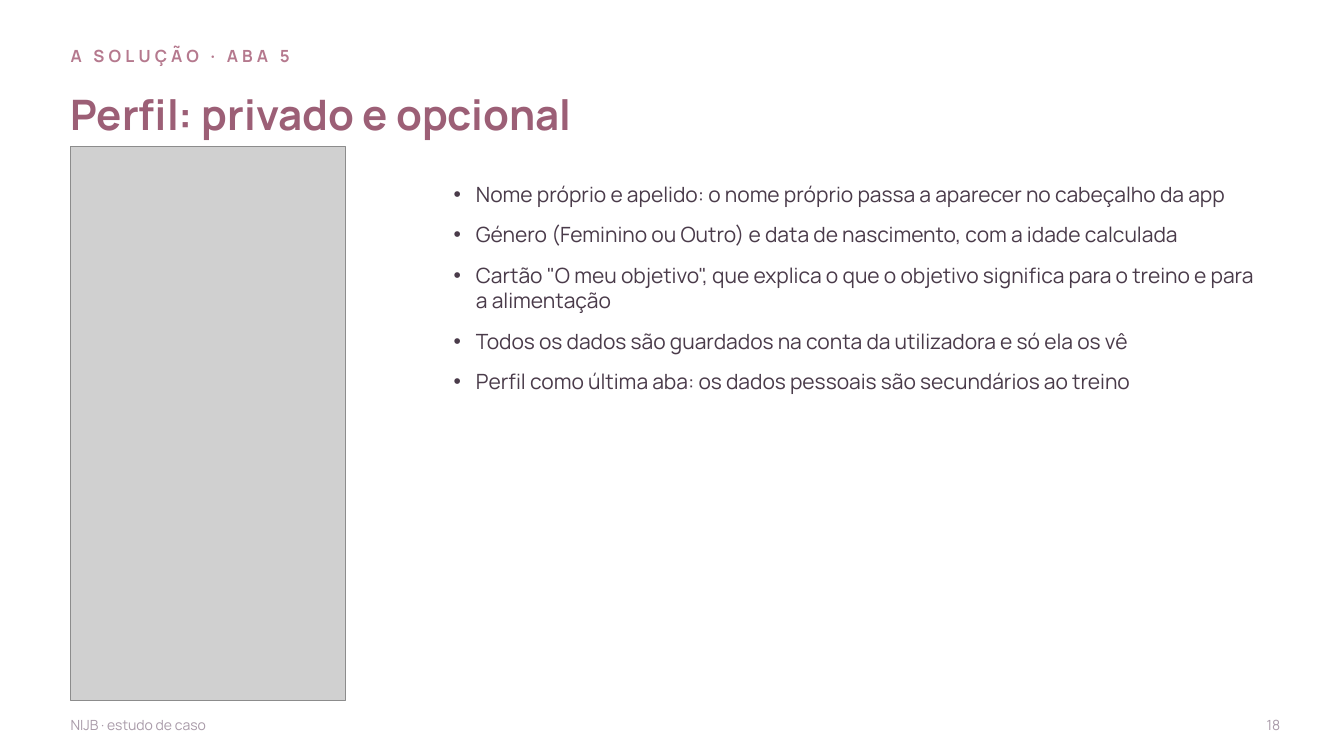
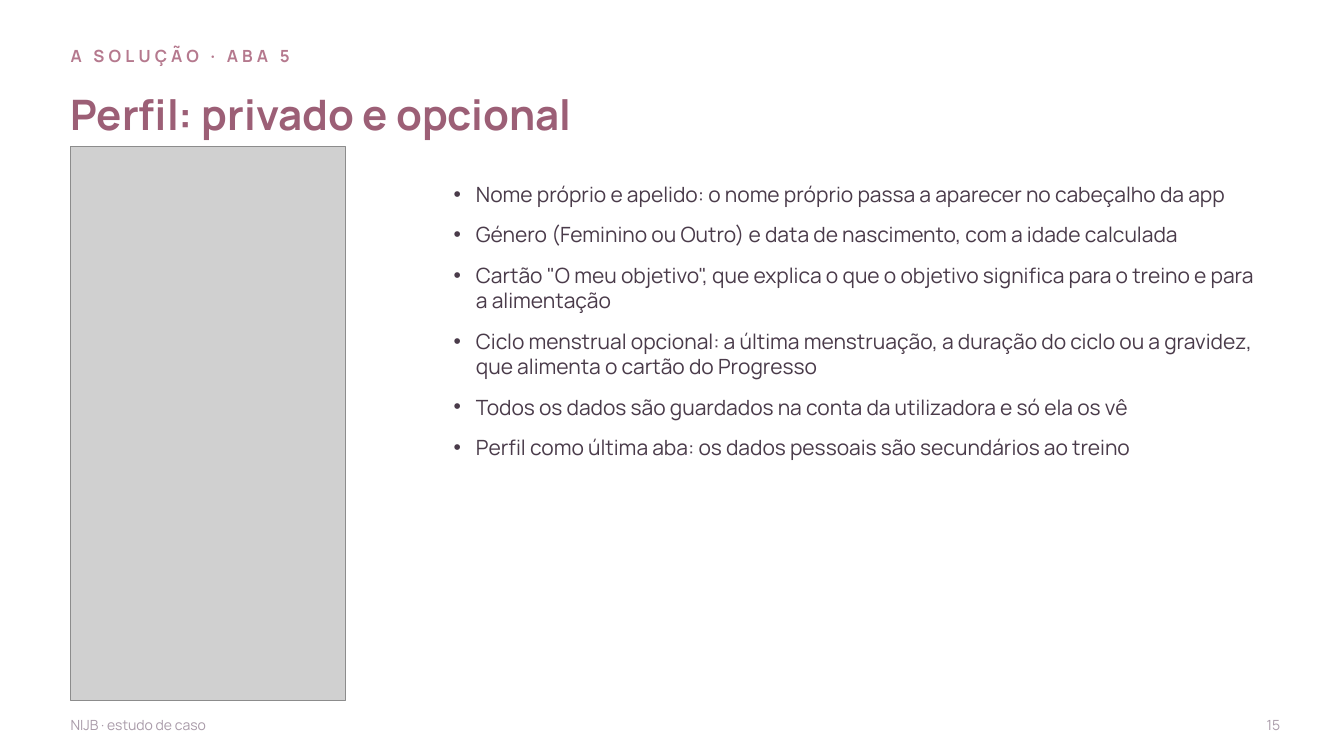
Before and after one commit to nauquero/nau-quero, a slide deck: slide 15 of NIJB-estudo-de-caso-completo.pptx (slide 18 before the commit). Drawn at 1344x756 pixels with LibreOffice and Linux fonts; fonts in the diff are those of the drawing; grey boxes stand for pictures; background and template pictures are left out. Boxes give left, top, right and bottom in pixels: in the first picture for what was removed or moved away, otherwise in the second. Text is boxed around its words. In the diff, an @@ line names an element or a change of style, - is before the commit and + after.

```diff
--- a/NIJB-estudo-de-caso-completo.pptx
+++ b/NIJB-estudo-de-caso-completo.pptx
@@ text at <box>476,332,1252,380</box>: paragraph added @@
+• Ciclo menstrual opcional: a última menstruação, a duração do ciclo ou a gravidez, que alimenta o cartão do Progresso
```
Also in this commit, not shown: 13 other slides changed, 4 slides removed.
